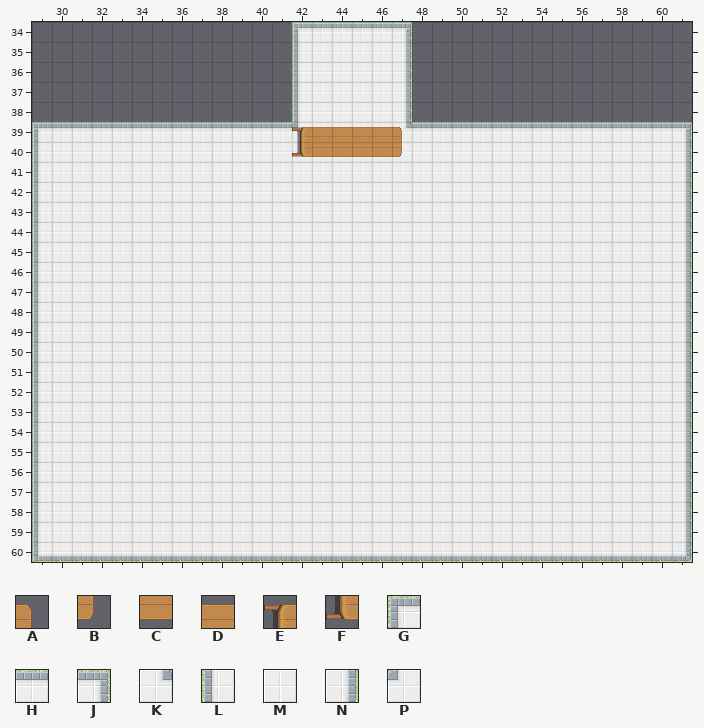
A Tiled map gets an edit: Dead-Last/core/assets/maps/bossLevel1.tmx. Above, as it was before the edit.
Cells are 32x32 px. Shown: x 29..61, y 34..60.
Key: from "finaltileset": A 19 turned 90, B 20 turned 90, C 42 turned 270, D 43 turned 270, E 65 turned 90, F 66 turned 90, G 242, H 243, J 244, K 245, L 265, M 266, N 267, P 291.
_ is an empty cell.
Layer "Background" before, first column x 34:
34 ________GHHHHJ____
35 ________LMMMMN____
36 ________LMMMMN____
37 ________LMMMMN____
38 ________LMMMMN____
39 HHHHHHHHPMMMMKHHHH
40 MMMMMMMMMMMMMMMMMM
41 MMMMMMMMMMMMMMMMMM
42 MMMMMMMMMMMMMMMMMM
43 MMMMMMMMMMMMMMMMMM
44 MMMMMMMMMMMMMMMMMM
Layer "Foreground 2" before, first column x 34:
34 __________________
35 __________________
36 __________________
37 __________________
38 __________________
39 ________EDDDDA____
40 ________FCCCCB____
41 __________________
42 __________________
43 __________________
44 __________________
45 __________________
New version:
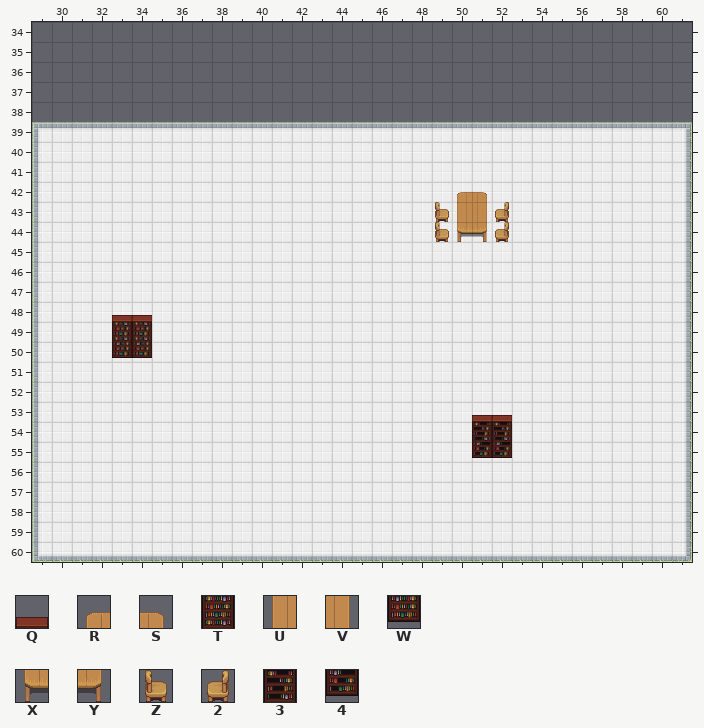
Further tiles: from "finaltileset": Q 17, R 19, S 20, T 40, U 42, V 43, W 63, X 65, Y 66, Z 77, 2 78, 3 109, 4 132.
Message: cleaned up exit point and added a few objects for boss fight
Difference:
Changed rows in their new state; . is an unchanged cell.
Layer "Background":
first column x 42:
34 ______
35 ______
36 ______
37 ______
38 ______
39 HHHHHH
Layer "Foreground":
first column x 49:
42 .RS.
43 ZUV2
44 ZXY2
first column x 33:
48 QQ..................
49 TT..................
50 WW..................
53 ..................QQ
54 ..................33
55 ..................44
Layer "Foreground 2" (removed):
first column x 42:
39 ______
40 ______
Where, in picture pixels (left, top, right, bottom), the same in both pictures:
changed: (292, 22, 412, 157)
added: (435, 192, 509, 242)
added: (112, 315, 152, 358)
added: (472, 415, 512, 458)
